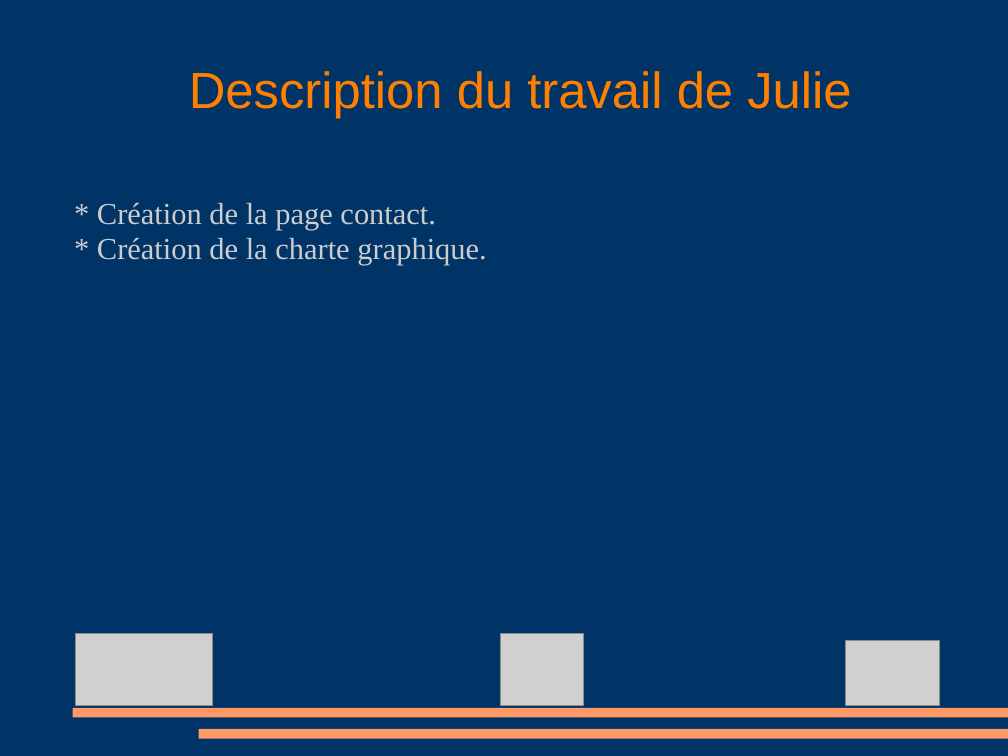
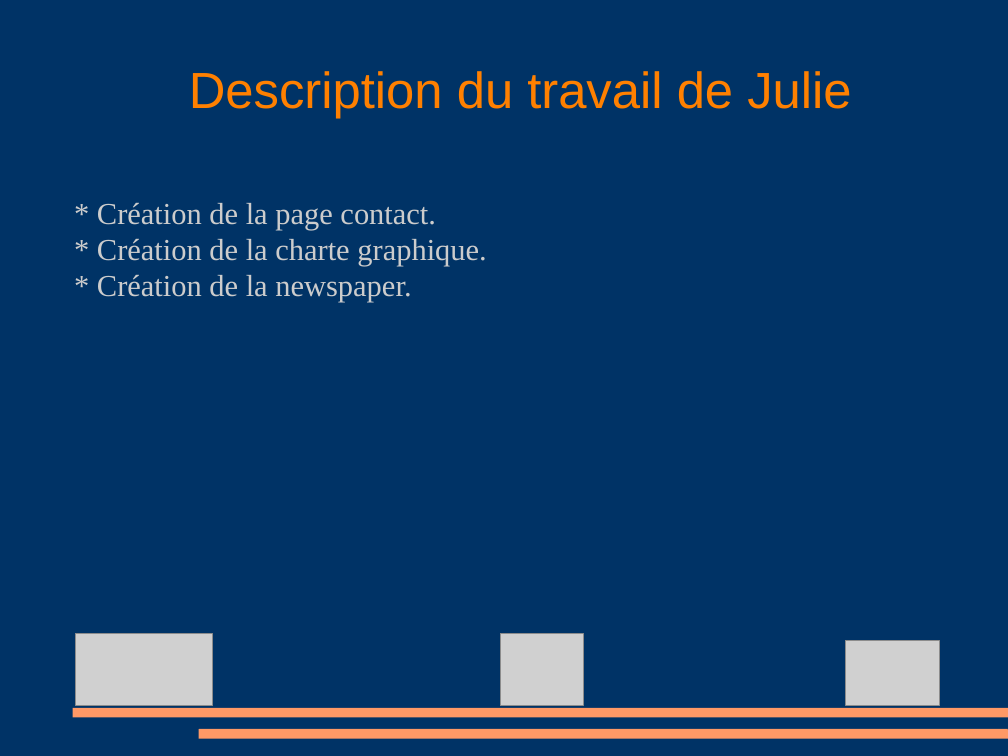
Before and after one commit to RenaudDev-Web/Projet-bruxelles, a slide deck: slide 9 of presentation-projet-bx.ppt. Drawn at 1008x756 pixels with LibreOffice and Linux fonts; fonts in the diff are those of the drawing; grey boxes stand for pictures. Boxes give left, top, right and bottom in pixels: in the first picture for what was removed or moved away, otherwise in the second. Text is boxed around its words. In the diff, an @@ line names an element or a change of style, - is before the commit and + after.

```diff
--- a/presentation-projet-bx.ppt
+++ b/presentation-projet-bx.ppt
@@ text at [97,274,411,303]: paragraph added @@
+* Création de la newspaper.
```
Also in this commit, not shown: 1 other slide changed, 1 slide added, 3 slides removed.
